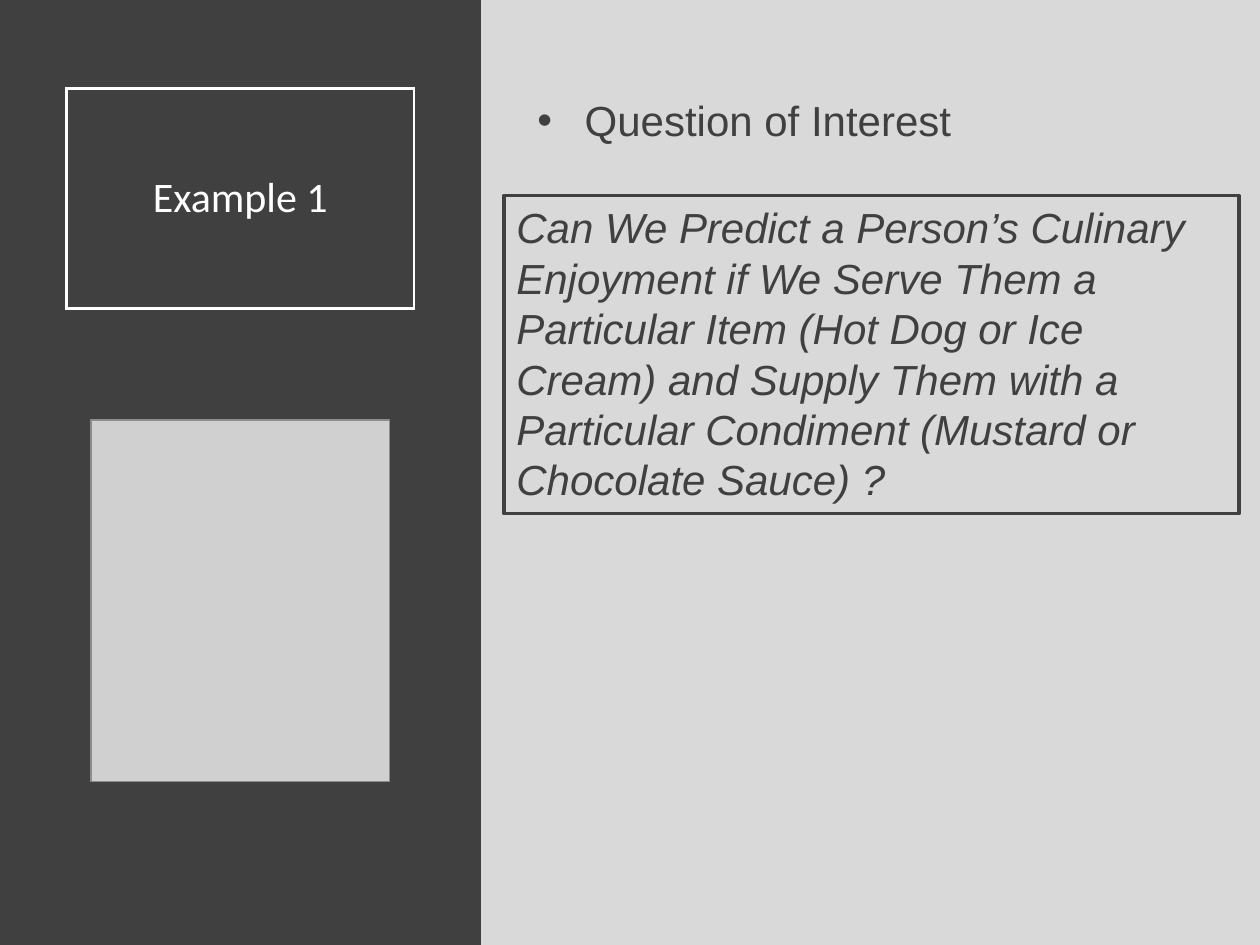
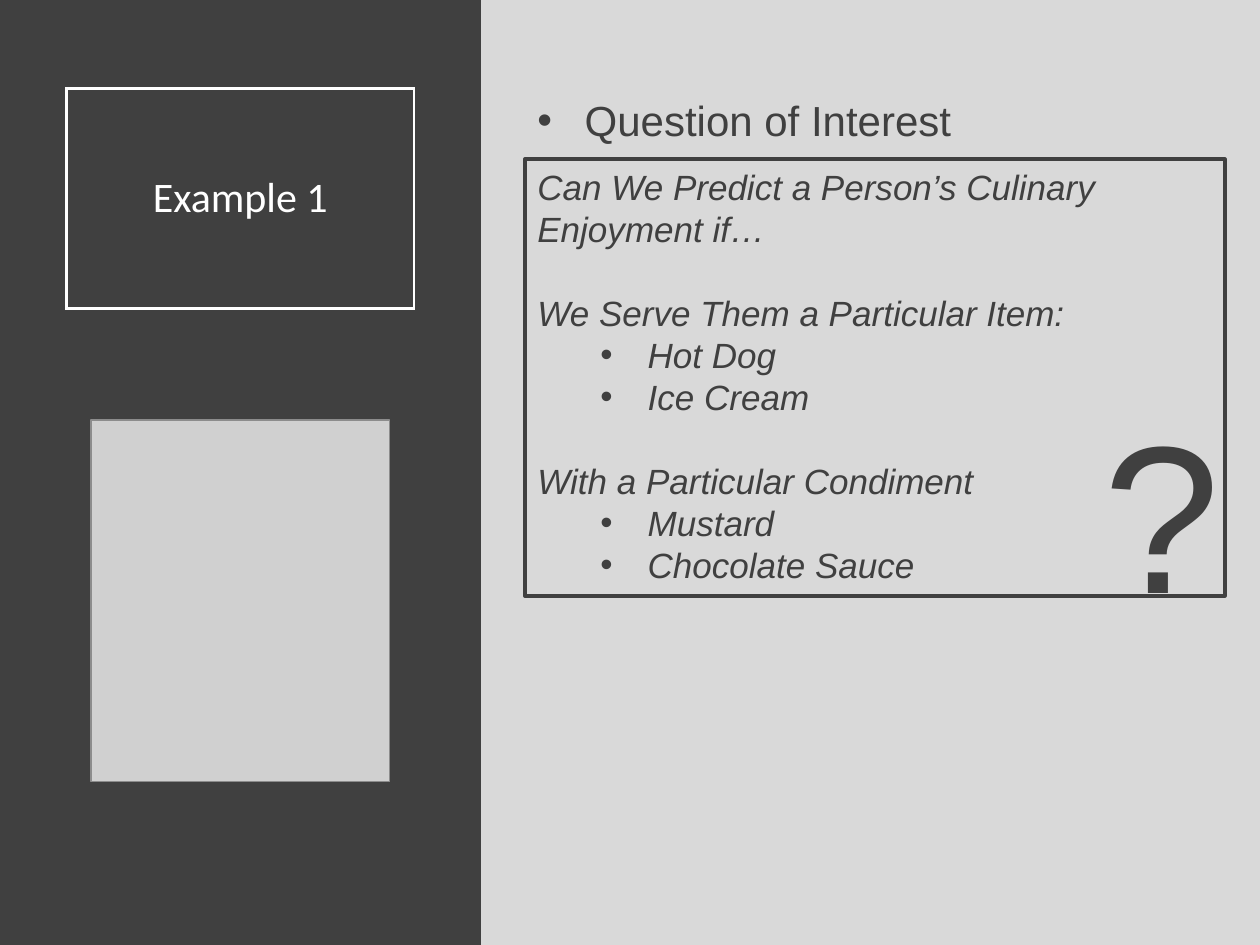
Before and after one commit to Yixf-Self/STOR320_WEBSITE, a slide deck: slide 5 of Lecture/Modeling 5/Modeling_5_Lecture.pptx. Drawn at 1260x945 pixels with LibreOffice and Linux fonts; fonts in the diff are those of the drawing; grey boxes stand for pictures. Boxes give left, top, right and bottom in pixels: in the first picture for what was removed or moved away, otherwise in the second. Text is boxed around its words. In the diff, an @@ line names an element or a change of style, - is before the commit and + after.

```diff
--- a/Lecture/Modeling 5/Modeling_5_Lecture.pptx
+++ b/Lecture/Modeling 5/Modeling_5_Lecture.pptx
@@ rectangle "Can We Predict a Person’s ...": place and size @@
-rectangle "Can We Predict a Person’s ..." at bbox=[504, 195, 1239, 513]
+rectangle "Can We Predict a Person’s ..." at bbox=[525, 159, 1226, 596]
@@ text in rectangle at bbox=[537, 174, 1094, 579]: text changed; size 24 to 20 pt @@
-Can We Predict a Person’s Culinary Enjoyment if We Serve Them a Particular Item (Hot Dog or Ice Cream) and Supply Them with a Particular Condiment (Mustard or Chocolate Sauce) ?
+Can We Predict a Person’s Culinary Enjoyment if…
+We Serve Them a Particular Item:
+  • Hot Dog
+  • Ice Cream
+With a Particular Condiment
+  • Mustard
+  • Chocolate Sauce
@@ text added at bbox=[1091, 378, 1196, 645], 120 pt, text #404040 @@
+?
```
Also in this commit, not shown: 4 other slides changed, 1 other file.
